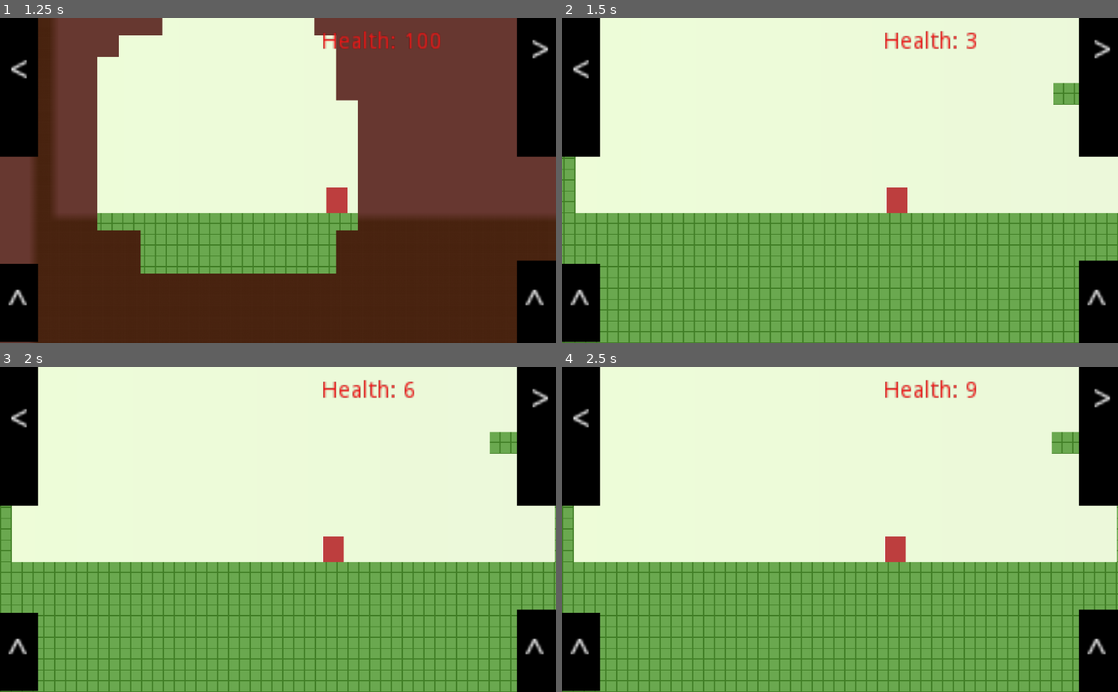
Above: before the commit, frames 1-4 (two rows, left to right).
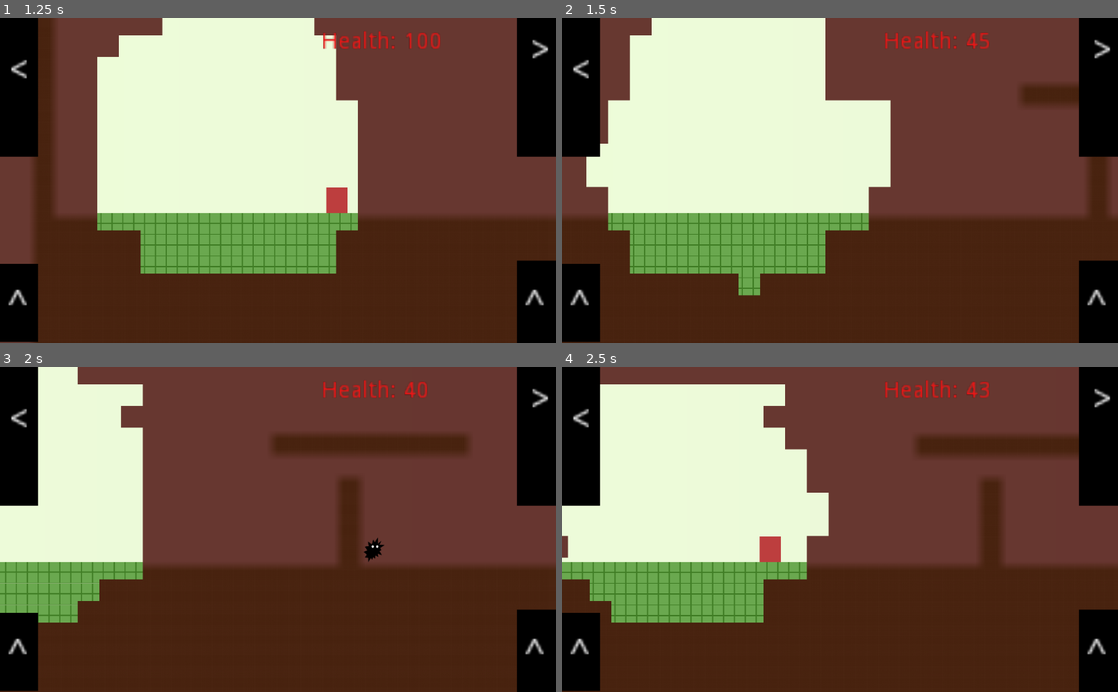
Above: after the commit, the same moments.

Repository: glitchcore/comfort
Game: Godot game, scene res://Scenes/BaseLevel.tscn
The game is run twice, just before and just after one commit, with the same random seed, the same clock (stepped at 60 frames per second) and the same inputs.
Inputs:
- Up to frame 1 (1.25 s): hold Right (ui_right) from 0.53 s (still down); tap Space (jump) at 0.77 s
- Up to frame 2 (1.5 s): keep holding Right (ui_right)
- Up to frame 3 (2 s): keep holding Right (ui_right); tap Space (jump) at 1.52 s
- Up to frame 4 (2.5 s): release Right (ui_right) at 2.03 s; hold Left (ui_left) from 2.03 s (still down)

Frame 1 is identical in both runs. In frame 2, 58% of the frame differs, in the area x 0-100%, y 0-100%; in frame 3, 77%; in frame 4, 65%.

Commit message:
safety comfort zone

Diff:
--- a/Actors/Enemy.gd
+++ b/Actors/Enemy.gd
@@ -34,7 +34,8 @@
 
 func _on_Area2D_body_entered(body: Node) -> void:
 	if body.name == "Player":
-		player_data.take_damage(DAMAGE_LEVEL)
+		if out_of_comfort:
+			player_data.take_damage(DAMAGE_LEVEL)
 		queue_free()
 
 func _on_Player_is_comfort(value) -> void:
